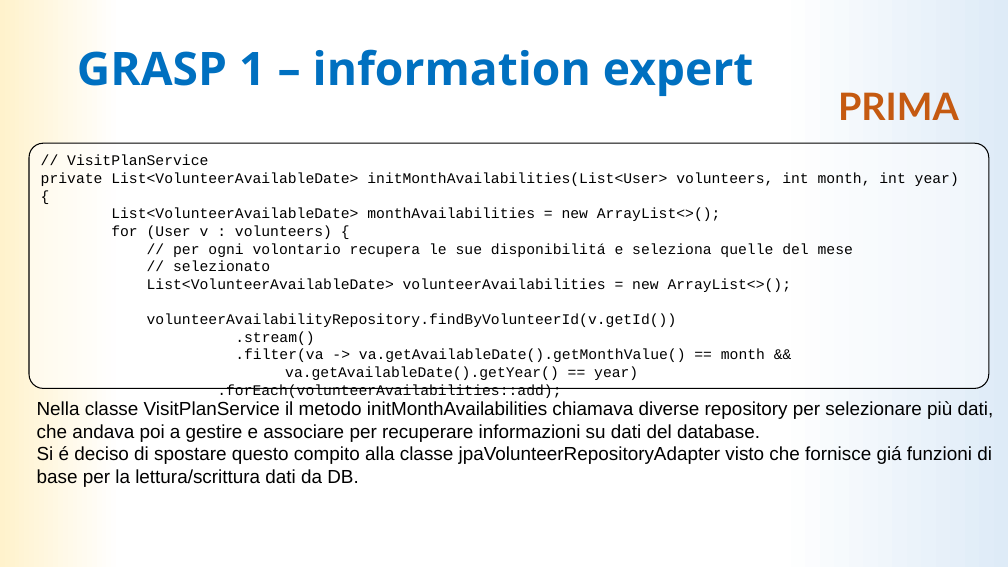
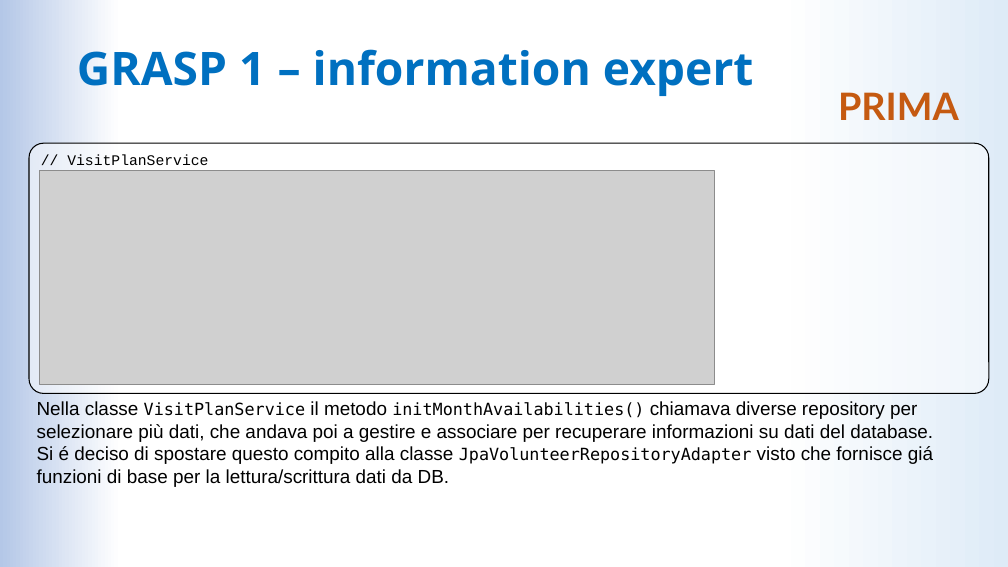
Before and after one commit to LDolzanelli/progettoIngegneria, a slide deck: slide 6 of doc/Presentazione/Presentazione_ingsw_parteB.pptx. Drawn at 1008x567 pixels with LibreOffice and Linux fonts; fonts in the diff are those of the drawing; grey boxes stand for pictures. Boxes give left, top, right and bottom in pixels: in the first picture for what was removed or moved away, otherwise in the second. Text is boxed around its words. In the diff, an @@ line names an element or a change of style, - is before the commit and + after.

```diff
--- a/doc/Presentazione/Presentazione_ingsw_parteB.pptx
+++ b/doc/Presentazione/Presentazione_ingsw_parteB.pptx
@@ background gradient #DEEBF7 to #FFFFFF to #FFF2CC to gradient #DEEBF7 to #FFFFFF to #B4C7E7 @@
@@ rounded rectangle "// VisitPlanService": place and size @@
-rounded rectangle "// VisitPlanService" at (29, 143, 989, 388)
+rounded rectangle "// VisitPlanService" at (29, 143, 989, 393)
@@ picture added at (40, 171, 715, 385) @@
@@ text in rounded rectangle at (41, 172, 959, 398): paragraphs removed @@
-private List<VolunteerAvailableDate> initMonthAvailabilities(List<User> volunteers, int month, int year) {
-List<VolunteerAvailableDate> monthAvailabilities = new ArrayList<>();
-for (User v : volunteers) {
-// per ogni volontario recupera le sue disponibilitá e seleziona quelle del mese
-// selezionato
-List<VolunteerAvailableDate> volunteerAvailabilities = new ArrayList<>();
-volunteerAvailabilityRepository.findByVolunteerId(v.getId())
-.stream()
-.filter(va -> va.getAvailableDate().getMonthValue() == month && va.getAvailableDate().getYear() == year)
-.forEach(volunteerAvailabilities::add);
@@ text at (37, 401, 933, 487): text changed @@
-Nella classe VisitPlanService il metodo initMonthAvailabilities chiamava diverse repository per selezionare più dati, che andava poi a gestire e associare per recuperare informazioni su dati del database.
-Si é deciso di spostare questo compito alla classe jpaVolunteerRepositoryAdapter visto che fornisce giá funzioni di base per la lettura/scrittura dati da DB.
+Nella classe VisitPlanService il metodo initMonthAvailabilities() chiamava diverse repository per selezionare più dati, che andava poi a gestire e associare per recuperare informazioni su dati del database.
+Si é deciso di spostare questo compito alla classe JpaVolunteerRepositoryAdapter visto che fornisce giá funzioni di base per la lettura/scrittura dati da DB.
```
Also in this commit, not shown: 26 other slides changed, 1 slide added, 2 slides removed.
